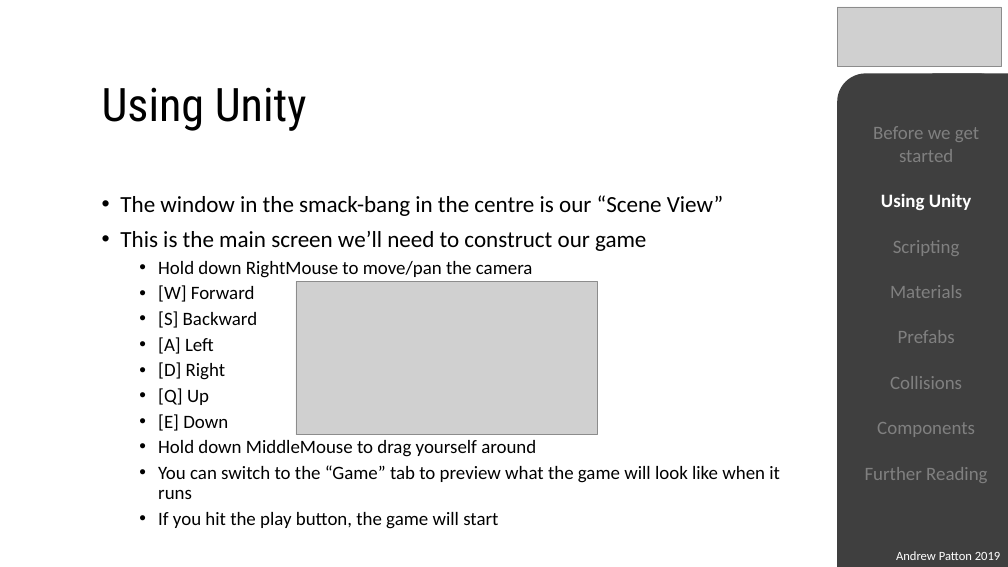
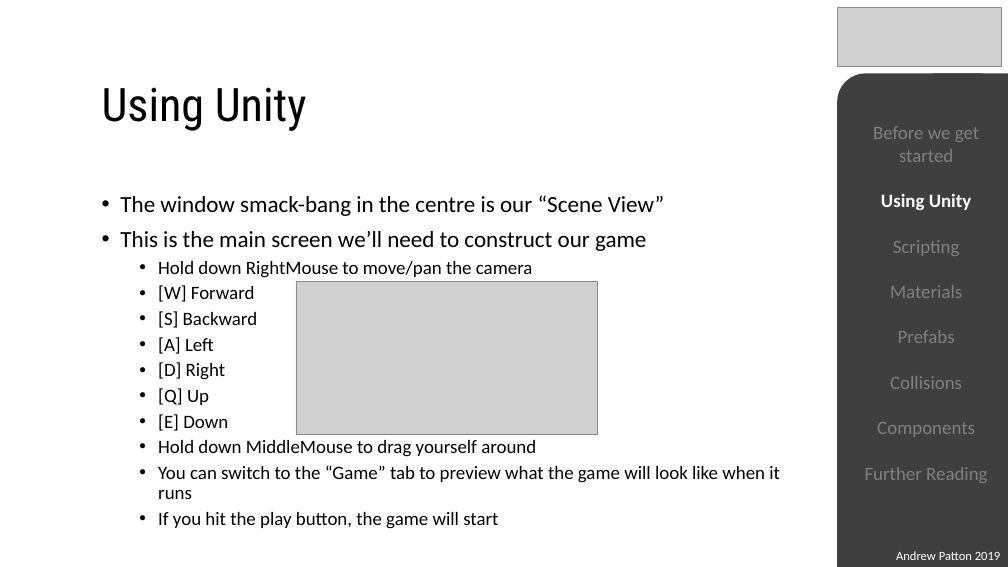
Before and after one commit to Patton97/Patton97.github.io, a slide deck: slide 8 of NUGameDev/UnityIntro.pptx. Drawn at 1008x567 pixels with LibreOffice and Linux fonts; fonts in the diff are those of the drawing; grey boxes stand for pictures. Boxes give left, top, right and bottom in pixels: in the first picture for what was removed or moved away, otherwise in the second. Text is boxed around its words. In the diff, an @@ line names an element or a change of style, - is before the commit and + after.

Commit message:
Minor text fixes

```diff
--- a/NUGameDev/UnityIntro.pptx
+++ b/NUGameDev/UnityIntro.pptx
@@ text at box(120, 195, 664, 216): text changed @@
-• The window in the smack-bang in the centre is our “Scene View”
+• The window smack-bang in the centre is our “Scene View”
```
